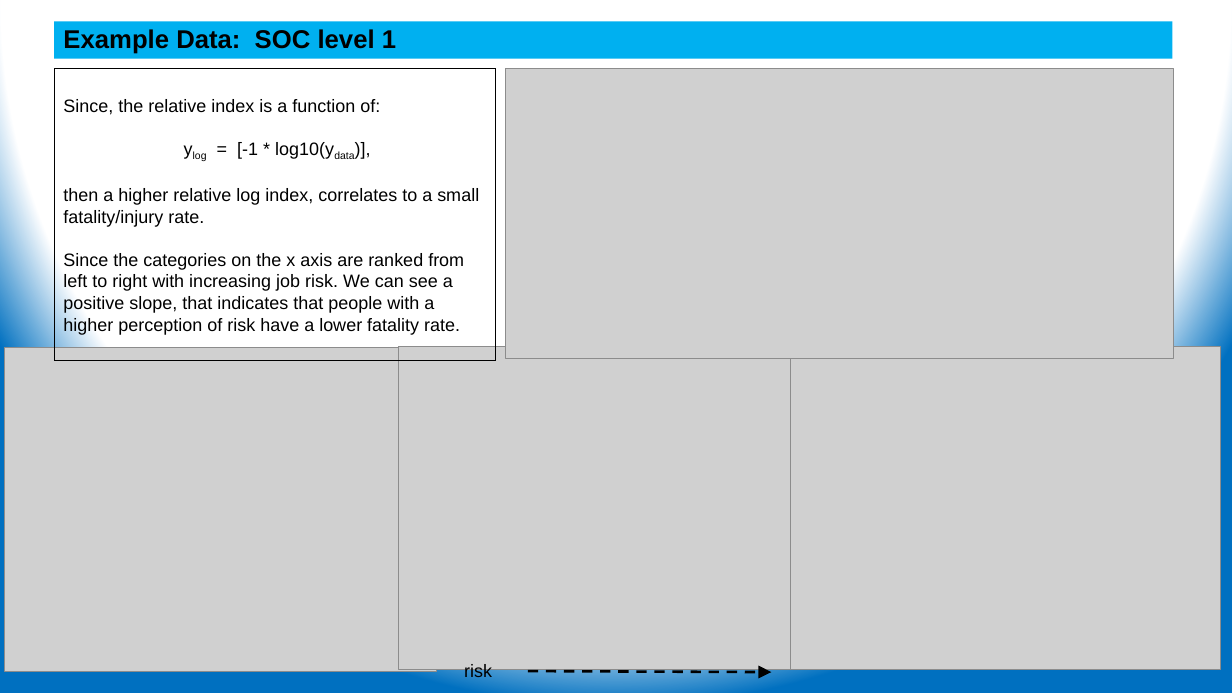
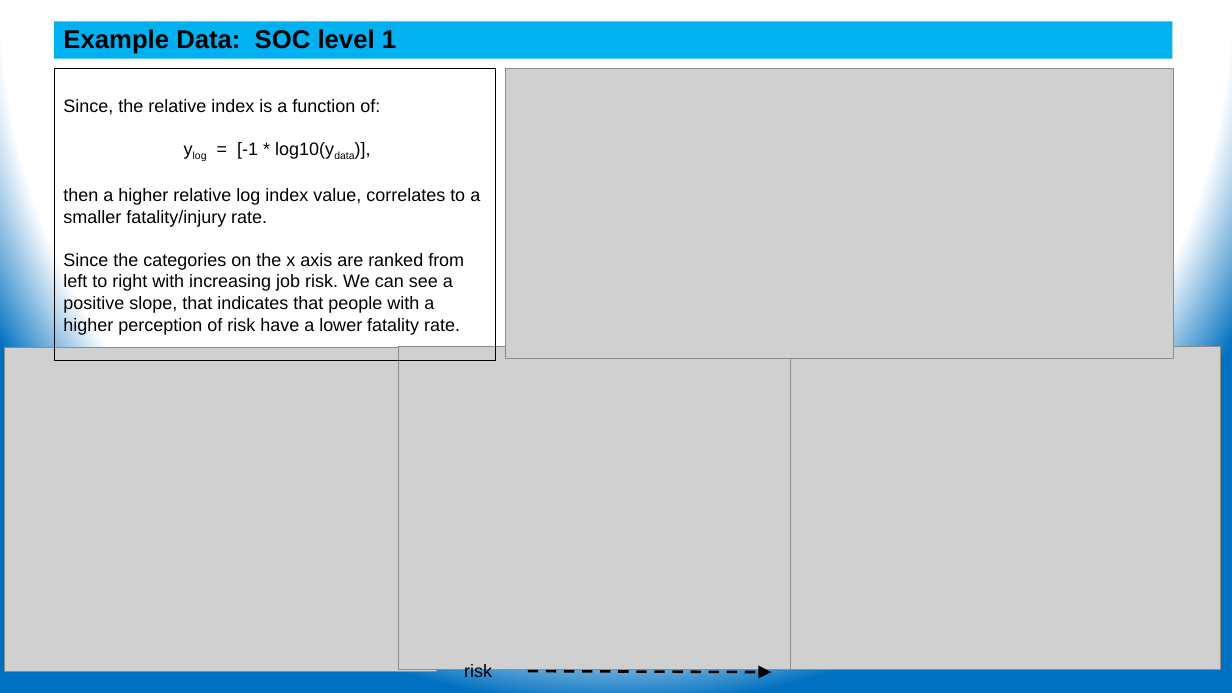
Before and after one commit to ehsintegration/yfd-phd-bls-data, a slide deck: slide 13 of D2-documentation/Data Analysis.pptx (slide 8 before the commit). Drawn at 1232x693 pixels with LibreOffice and Linux fonts; fonts in the diff are those of the drawing; grey boxes stand for pictures. Boxes give left, top, right and bottom in pixels: in the first picture for what was removed or moved away, otherwise in the second. Text is boxed around its words. In the diff, an @@ line names an element or a change of style, - is before the commit and + after.

```diff
--- a/D2-documentation/Data Analysis.pptx
+++ b/D2-documentation/Data Analysis.pptx
@@ text in rectangle at bbox=[63, 188, 480, 227]: text changed @@
-then a higher relative log index, correlates to a small fatality/injury rate.
+then a higher relative log index value, correlates to a smaller fatality/injury rate.
```
Also in this commit, not shown: 3 other slides changed, 7 slides added, 3 other files.
